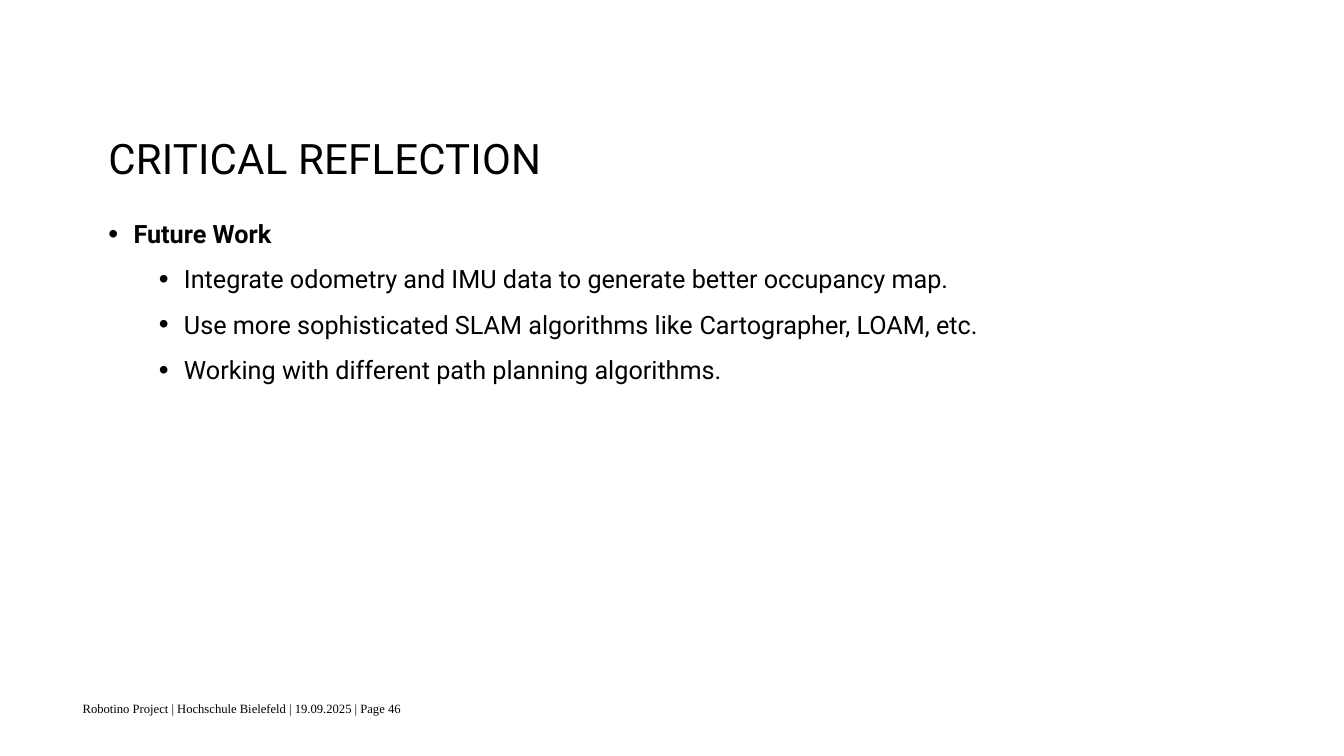
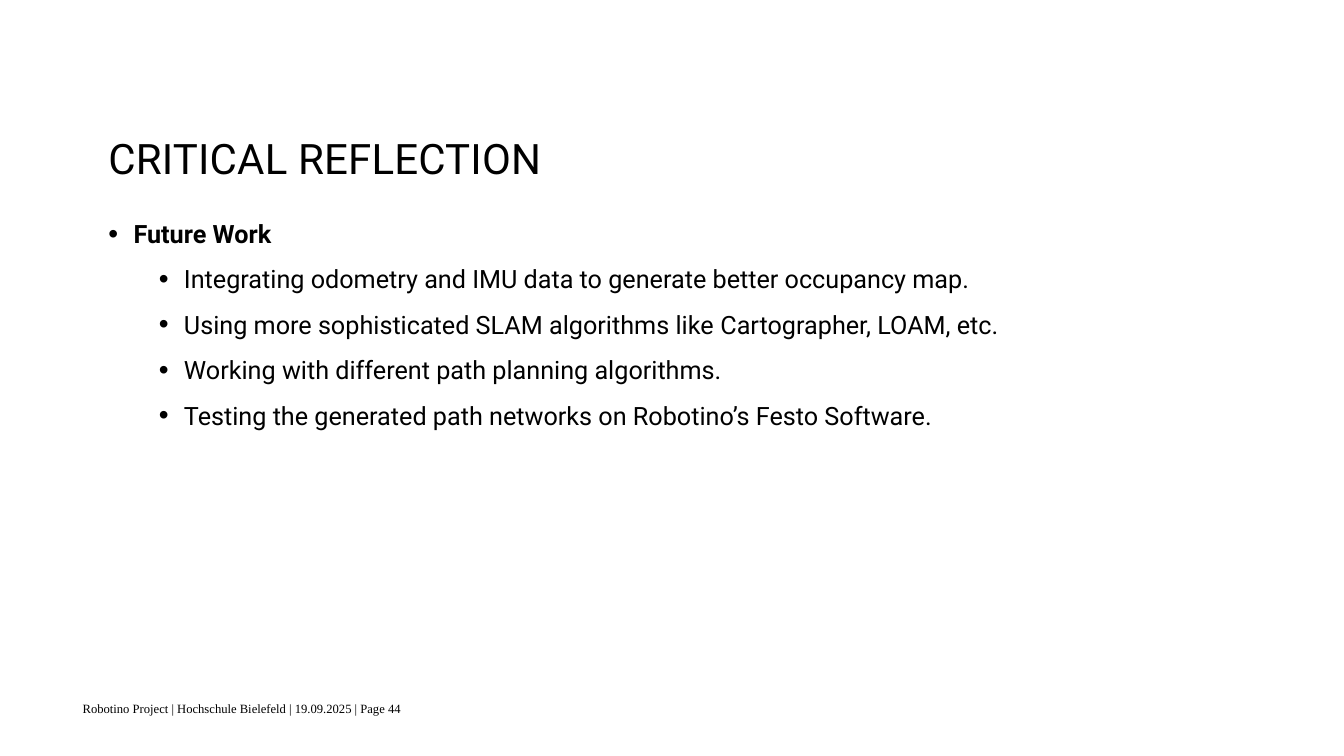
Before and after one commit to surajkarki66/robotino_project, a slide deck: slide 44 of docs/presentation.pptx (slide 46 before the commit). Drawn at 1344x756 pixels with LibreOffice and Linux fonts; fonts in the diff are those of the drawing; background and template pictures are left out. Boxes give left, top, right and bottom in pixels: in the first picture for what was removed or moved away, otherwise in the second. Text is boxed around its words. In the diff, an @@ line names an element or a change of style, - is before the commit and + after.

```diff
--- a/docs/presentation.pptx
+++ b/docs/presentation.pptx
@@ text at [184, 269, 998, 340]: text changed @@
-  • Integrate odometry and IMU data to generate better occupancy map.
-  • Use more sophisticated SLAM algorithms like Cartographer, LOAM, etc.
+  • Integrating odometry and IMU data to generate better occupancy map.
+  • Using more sophisticated SLAM algorithms like Cartographer, LOAM, etc.
@@ text at [184, 406, 931, 431]: paragraph added @@
+  • Testing the generated path networks on Robotino’s Festo Software.
@@ text at [83, 704, 401, 716]: text changed @@
-Robotino Project | Hochschule Bielefeld | 19.09.2025 | Page 46
+Robotino Project | Hochschule Bielefeld | 19.09.2025 | Page 44
```
Also in this commit, not shown: 39 other slides changed, 1 slide added, 3 slides removed.
